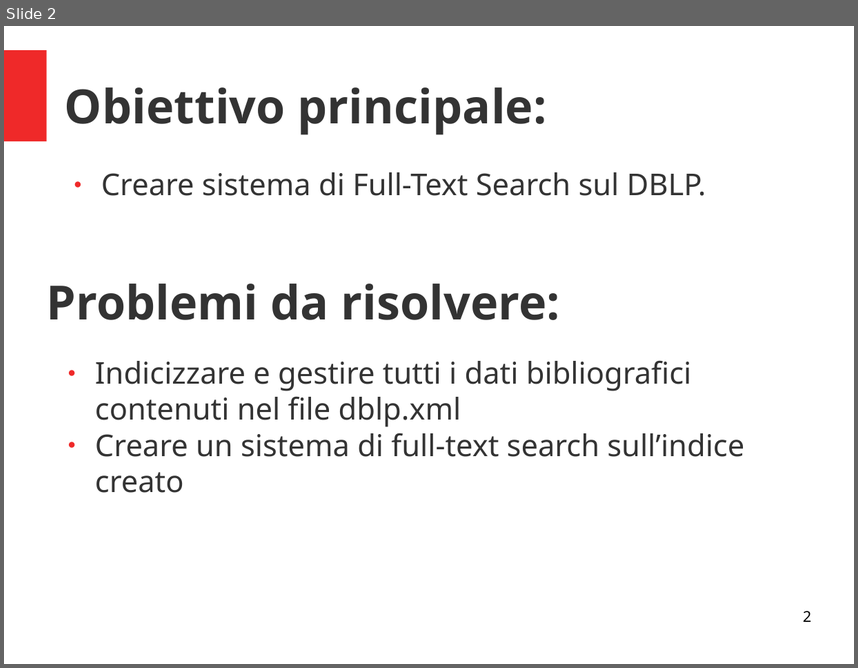
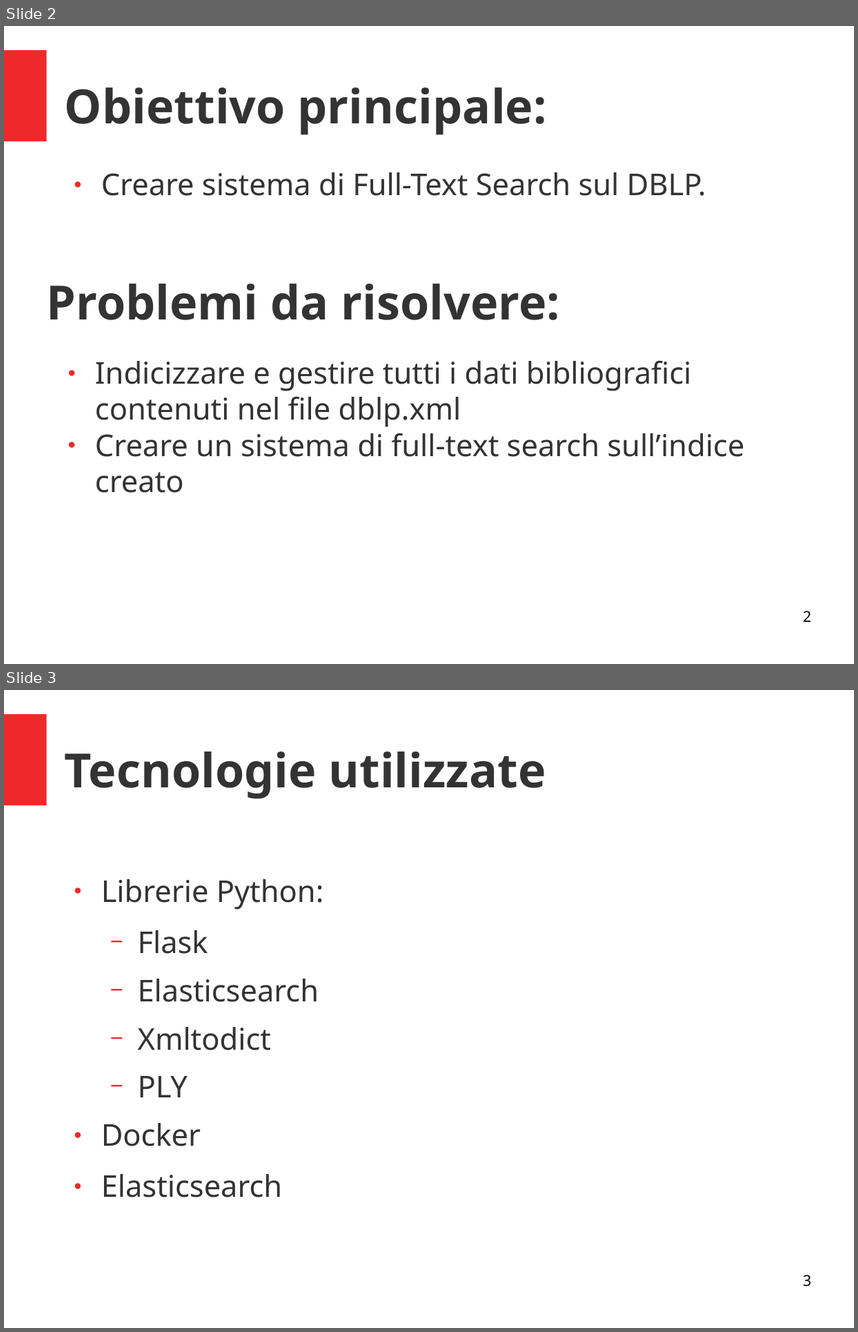
Before and after one commit to The-BFG/DBLP, a slide deck: PresentazioneProgetto.odp. Shown one above the other, each under a label of ours: slide 2 before the commit, slides 2 and 3 after it. The pictures are 858x668 and 858x1332 pixels, drawn with LibreOffice and Linux fonts; fonts in the diff are those of the drawing. Boxes give left, top, right and bottom in pixels: in the first picture for what was removed or moved away, otherwise in the second. Text is boxed around its words. In the diff, an @@ line names an element or a change of style, - is before the commit and + after.

```diff
--- a/PresentazioneProgetto.odp
+++ b/PresentazioneProgetto.odp
@@ slide 3 added at (4,690,854,1328), background #FFFFFF; not listed: 1 template element that a slide beside it also shows @@
@@ title added at (65,751,546,799), 44 pt, text #333333, bold @@
+Tecnologie utilizzate
@@ text added at (101,879,324,1197), 28 pt, text #333333 @@
+● Librerie Python:
+  − Flask
+  − Elasticsearch
+  − Xmltodict
+  − PLY
+● Docker
+● Elasticsearch
@@ page number added at (803,1274,811,1286), 14 pt, text #000000 @@
+3
```
Also in this commit, not shown: 2 slides changed, 9 other slides added.
